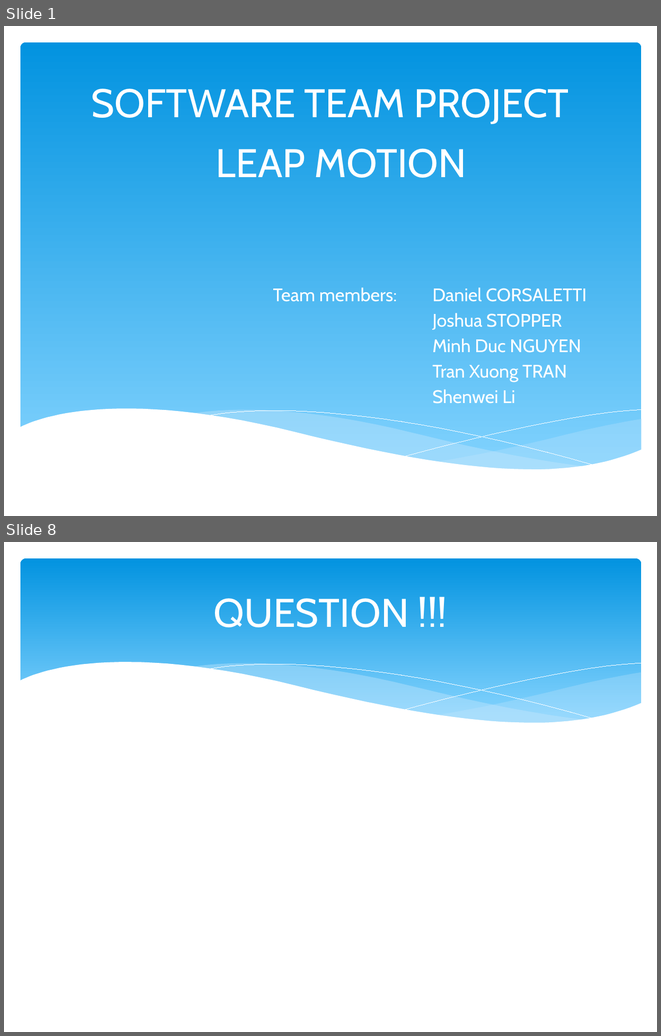
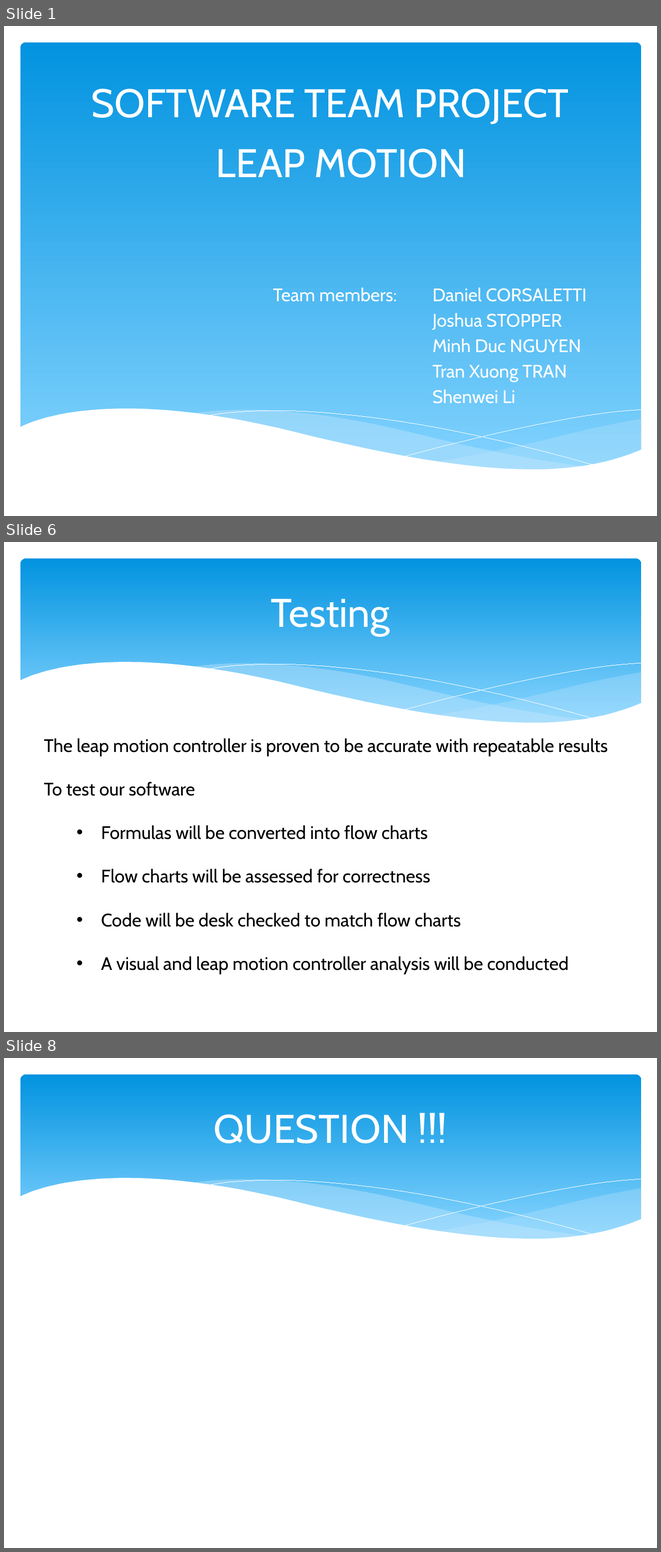
Before and after one commit to ngokylan/Leap-Motion, a slide deck: Presentaton slide/presentation week 7.pptx. Shown one above the other, each under a label of ours: slides 1 and 8 before the commit, slides 1, 6 and 8 after it; the slides between them are not shown. The pictures are 661x1036 and 661x1552 pixels, drawn with LibreOffice and Linux fonts; fonts in the diff are those of the drawing. Boxes give left, top, right and bottom in pixels: in the first picture for what was removed or moved away, otherwise in the second. Text is boxed around its words. In the diff, an @@ line names an element or a change of style, - is before the commit and + after.

```diff
--- a/Presentaton slide/presentation week 7.pptx
+++ b/Presentaton slide/presentation week 7.pptx
@@ slide 6 added at bbox=[4, 542, 657, 1032], background #FFFFFF; not listed: 6 template elements that a slide beside it also shows @@
@@ title added at bbox=[271, 599, 390, 635], 44 pt, text #FFFFFF @@
+Testing
@@ text added at bbox=[44, 738, 608, 974], 20 pt, text #000000 @@
+The leap motion controller is proven to be accurate with repeatable results
+To test our software
+  • Formulas will be converted into flow charts
+  • Flow charts will be assessed for correctness
+  • Code will be desk checked to match flow charts
+  • A visual and leap motion controller analysis will be conducted
```
Also in this commit, not shown: 3 slides changed, 2 other slides added, 3 slides removed.
